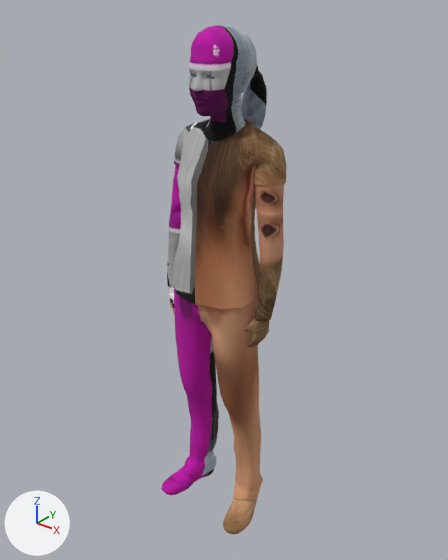
The glTF model public/models/people/g01.glb, before and after one commit.
Before and after are seen from a 50 mm camera at (0.981, -1.249, 0.531) aimed at (-0.013, -0.007, -0.239). Every picture has the same lights, and +X, +Y and +Z are marked at lower left. The picture after the commit comes second. Objects named as collision shapes, trigger or cutter boxes, shadow casters or lower levels of detail are left out. Vertices at exactly the same position are counted once.

Names of what the first picture shows: 'lod0'.
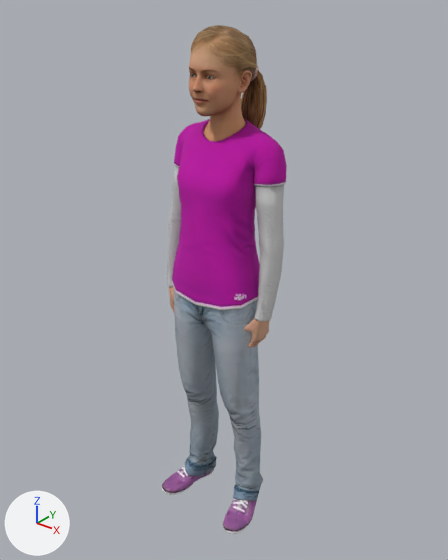
Changed parts and their boxes [x1, y1, x2, y2] in the pictures (448 x 560 px):
```json
{"part": 1, "of": "me_lod0", "change": "reshaped", "after": [179, 27, 282, 217]}
{"part": 2, "of": "me_lod0", "change": "added", "after": [169, 266, 275, 347]}
{"part": 3, "of": "me_lod0", "change": "added", "after": [167, 474, 257, 526]}
{"part": 4, "of": "me_lod0", "change": "surface changed", "before": [161, 25, 287, 534], "after": [161, 25, 287, 534]}
```

Edits to the scene script, one JSON object a line:
```json
{"block": "me_lod0", "where": "# used by ob_lod0; location = (0.0, 0.0, 0.0)"}
{"op": "remove", "block": "me_lod0", "code": "me_lod0.from_pydata(...)  # 2512 vertices, 5000 faces; spans x -0.189..0.189, y -0.174..0.126, z -1.0..0.433"}
{"op": "add", "block": "me_lod0", "code": "me_lod0.from_pydata(...)  # 3573 vertices, 7102 faces; spans x -0.189..0.189, y -0.174..0.126, z -1.0..0.433"}
{"block": "me_lod0", "change": "me_lod0 part 1: 4 vertices moved within x -0.001..0.036, y -0.113..-0.103, z 0.274..0.326; 710 vertices added at x -0.167..0.167, y -0.134..0.083, z 0.025..0.421"}
{"block": "me_lod0", "change": "me_lod0 part 2: 322 vertices added at x -0.182..0.182, y -0.134..0.037, z -0.381..-0.175"}
{"block": "me_lod0", "change": "me_lod0 part 3: 29 vertices added at x -0.146..0.136, y -0.16..0.004, z -1.0..-0.941"}
{"block": "me_lod0", "change": "me_lod0 part 4: 3398 kept faces spanning x -0.189..0.189, y -0.174..0.126, z -1.0..0.433 get new texture (UV) coordinates"}
```
